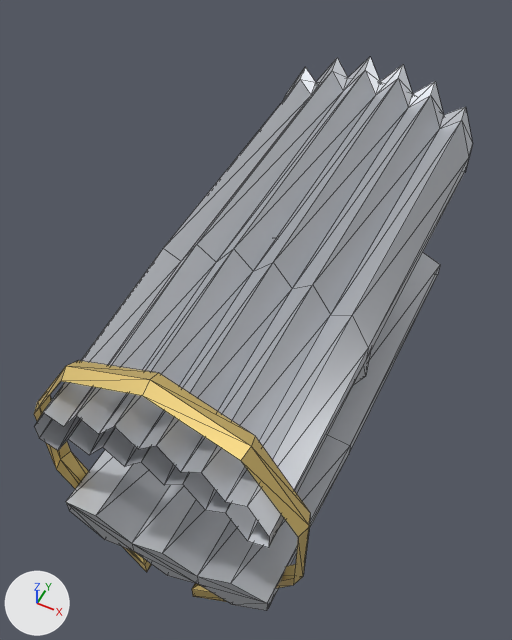
What one commit did to the glTF model client/public/models/armour/cape_tabard.glb.
Both versions are drawn from a 50 mm camera at (0.449, -2.497, 1.269) aimed at (-0.043, -1.514, 0.04). Arrows for +X, +Y and +Z are at lower left; the lights stay in place. The first picture is the older version. Mesh edges are drawn as thin lines. Vertices at exactly the same position are counted once.

Before the edit, the objects in view are built like this:
```python
me_cape0_003 = bpy.data.meshes.new('Cape0.003')
me_cape0_003.from_pydata(...)  # 52 vertices, 52 faces; spans x -0.25..0.25, y -2.03..-1.61, z 0.11..0.342
me_cape0_003.materials.append(mat_steel)
me_cape1_003 = bpy.data.meshes.new('Cape1.003')
me_cape1_003.from_pydata(...)  # 78 vertices, 128 faces; spans x -0.26..0.26, y -1.61..-0.879, z 0.137..0.388
me_cape1_003.materials.append(mat_steel)
me_torso_006 = bpy.data.meshes.new('Torso.006')
me_torso_006.from_pydata(...)  # 104 vertices, 176 faces; spans x -0.287..0.287, y -2.03..-0.901, z -0.317..0.377
# faces by material slot: [80, 96]
me_torso_006.materials.append(mat_steel)
me_torso_006.materials.append(mat_gold)
ob_cape0 = bpy.data.objects.new('Cape0', me_cape0_003)
ob_cape0.location = (0.0, 0.0, 0.0)
ob_cape1 = bpy.data.objects.new('Cape1', me_cape1_003)
ob_cape1.location = (0.0, 0.0, 0.0)
ob_torso = bpy.data.objects.new('Torso', me_torso_006)
ob_torso.location = (0.0, 0.0, 0.0)
```
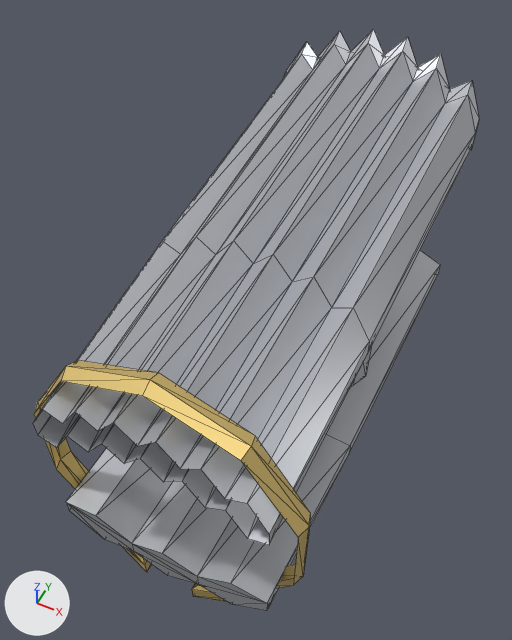
Where the change shows, as pixel boxes (x1, y1, x2, y2) in the pictures (512 x 640 px; the box of a moved part takes in the faces that stretch with it):
'Cape1', reshaped (7% taller): before (164, 57, 473, 360); after (162, 29, 479, 354)
'Cape0', reshaped: before (34, 245, 368, 548); after (33, 237, 369, 545)
part 2 of me_cape1_003, moved or reshaped: before (164, 71, 469, 360); after (162, 43, 475, 354)
part 3 of me_cape1_003, moved or reshaped: before (283, 57, 473, 171); after (283, 29, 479, 149)

Patch to the scene script:
```diff
--- a/client/public/models/armour/cape_tabard.glb.py
+++ b/client/public/models/armour/cape_tabard.glb.py
@@ me_cape0_003 @@
 # used by ob_cape0; location = (0.0, 0.0, 0.0)
-me_cape0_003.from_pydata(...)  # 52 vertices, 52 faces; spans x -0.25..0.25, y -2.03..-1.61, z 0.11..0.342
+me_cape0_003.from_pydata(...)  # 52 vertices, 52 faces; spans x -0.25..0.25, y -2.03..-1.61, z 0.12..0.362
+# me_cape0_003 part 1: the whole mesh is multiplied about its middle by the matrix ((1.0, 0.0, 0.0), (0.0, 1.0, 0.0), (0.0, 0.024, 1.0)), then moved by (0.0, 0.0, 0.015)
 me_cape0_003.materials.append(mat_steel)
@@ me_cape1_003 @@
 # used by ob_cape1; location = (0.0, 0.0, 0.0)
-me_cape1_003.from_pydata(...)  # 78 vertices, 128 faces; spans x -0.26..0.26, y -1.61..-0.879, z 0.137..0.388
+me_cape1_003.from_pydata(...)  # 78 vertices, 128 faces; spans x -0.26..0.26, y -1.61..-0.879, z 0.166..0.458
+# me_cape1_003 part 2: all 26 vertices in x -0.25..0.25, y -1.61, z 0.146..0.342 are moved by (0.0, 0.0, 0.02)
+# me_cape1_003 part 3: all 52 vertices in x -0.26..0.26, y -0.93..-0.879, z 0.137..0.388 are moved by (0.0, 0.0, 0.07)
 me_cape1_003.materials.append(mat_steel)
```
